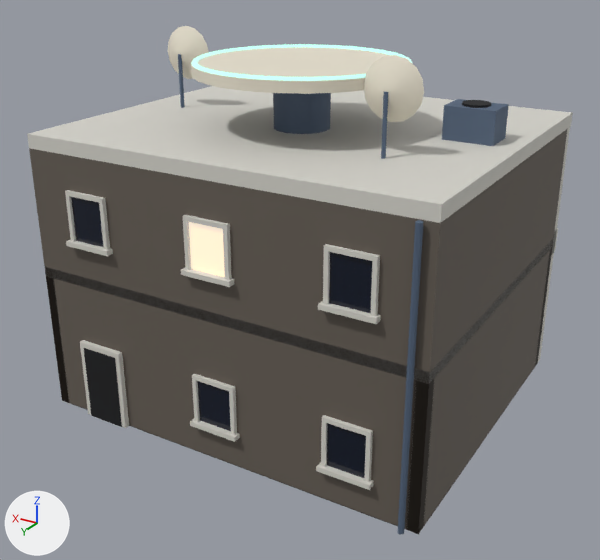
The glTF model content/city/row_garage.glb: old version first, new version second.
The view is the same before and after, from a 50 mm camera at (-11.86, 25.36, 13.67) aimed at (0.14, 5.37, 3.67). Every picture has the same lights, and +X, +Y and +Z are marked at lower left. The first picture is the older version. Where no turn or scale is listed for an object, it has been applied to the vertices. Vertices at exactly the same position are counted once.

The scene before the commit, as lines of its bpy script (objects in view):
```python
me_row_garage = bpy.data.meshes.new('row_garage')
me_row_garage.from_pydata(...)  # 1236 vertices, 2320 faces; spans x -6.0..6.0, y -1.4..10.24, z 0.0..10.8
# faces by material slot: [1512, 60, 724, 24]
me_row_garage.materials.append(mat_paint)
me_row_garage.materials.append(mat_glass)
me_row_garage.materials.append(mat_glow)
me_row_garage.materials.append(mat_clear)
ob_row_garage = bpy.data.objects.new('row_garage', me_row_garage)
ob_row_garage.location = (0.0, 0.0, 0.0)
```
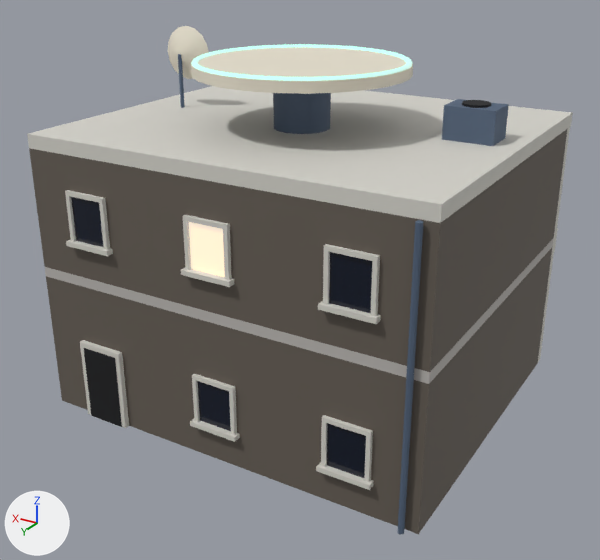
Edits to the bpy script that builds the scene:
```text
Change me_row_garage:
    used by ob_row_garage; location = (0.0, 0.0, 0.0)
    remove me_row_garage.from_pydata(...)  # 1236 vertices, 2320 faces; spans x -6.0..6.0, y -1.4..10.24, z 0.0..10.8
    add me_row_garage.from_pydata(...)  # 1200 vertices, 2232 faces; spans x -6.0..6.0, y -1.4..10.24, z 0.0..10.8
    me_row_garage part 1: the loose piece of 32 vertices spanning x -4.2..-2.6, y 6.92..7.32, z 9.2..10.8 is deleted
    me_row_garage part 2: the loose piece of 16 vertices spanning x -3.46..-3.34, y 7.26..7.38, z 8.4..10.0 is deleted
    me_row_garage part 3
    68 vertices are removed from x -6.0..6.0, y -0.45..10.0, z 0.0..4.7
    240 faces are deleted
    32 vertices are added at x -6.0..6.0, y 0.3..9.7, z 0.0..4.2
    12 new vertices lie (0.0, 0.0, -4.18) away from vertices in x -5.3..5.3, y 0.3..0.32, z 4.2
    8 new vertices lie (0.0, -0.3, 0.0) away from vertices in x -5.3..5.3, y 0.3, z 4.2
    192 new faces join them, mat_paint
    other edits to the shape of me_row_garage do not show in these pictures
```

Boxes [x1, y1, x2, y2] around the edits, measured in the pictures (600 x 560 px; the box of a moved part takes in the faces that stretch with it):
part 1 of me_row_garage, deleted
    before: [364, 55, 424, 122]
part 2 of me_row_garage, deleted
    before: [381, 92, 388, 159]
part 3 of me_row_garage, moved or reshaped
    before: [45, 228, 558, 534]
    after: [46, 248, 552, 534]
